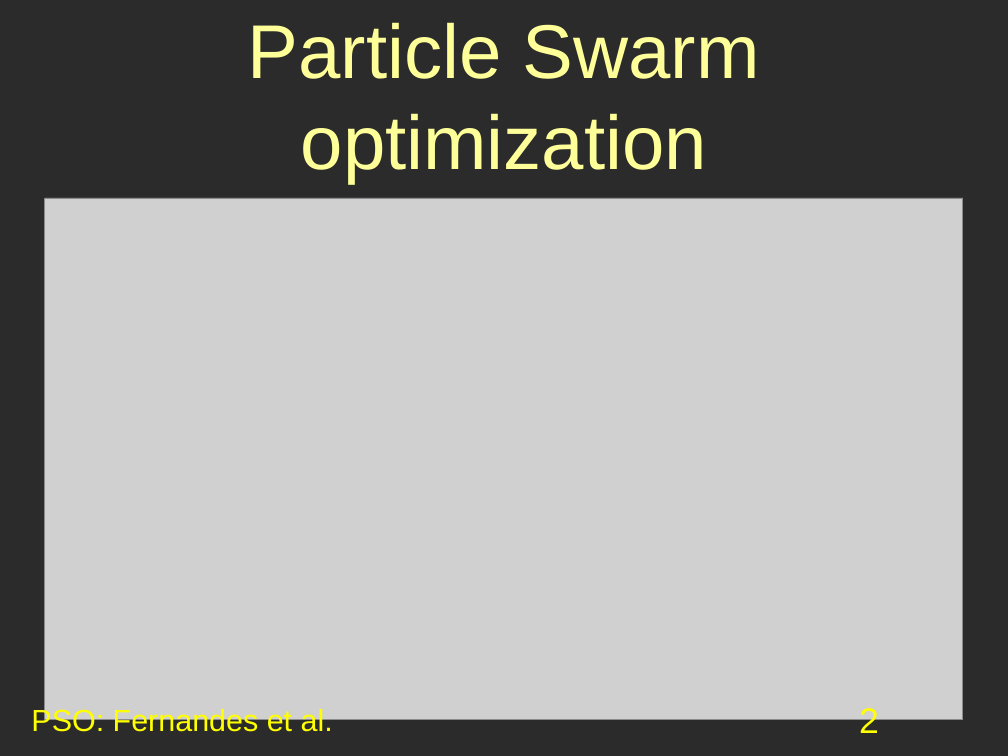
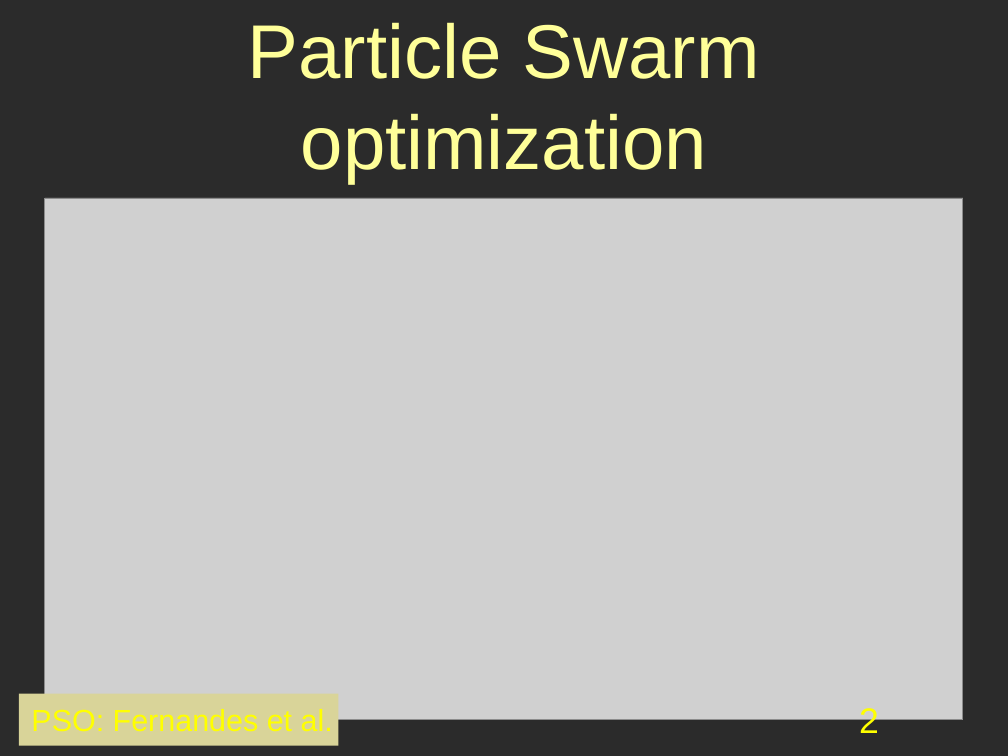
Before and after one commit to geneura/papers, a slide deck: slide 2 of 2013/CEC/PSO/pso-cec2013.odp. Drawn at 1008x756 pixels with LibreOffice and Linux fonts; fonts in the diff are those of the drawing; grey boxes stand for pictures; background and template pictures are left out; a plain dark background stands for a picture behind light text. Boxes give left, top, right and bottom in pixels: in the first picture for what was removed or moved away, otherwise in the second. Text is boxed around its words. In the diff, an @@ line names an element or a change of style, - is before the commit and + after.

```diff
--- a/2013/CEC/PSO/pso-cec2013.odp
+++ b/2013/CEC/PSO/pso-cec2013.odp
@@ rectangle "PSO: Fernandes et al.": place and size @@
-rectangle "PSO: Fernandes et al." at box(31, 707, 333, 737)
+rectangle "PSO: Fernandes et al." at box(19, 693, 338, 745)
@@ rectangle "PSO: Fernandes et al." at box(19, 693, 338, 745): fill none to #D9D499 @@
```
Also in this commit, not shown: 4 other slides changed, 12 slides added.
